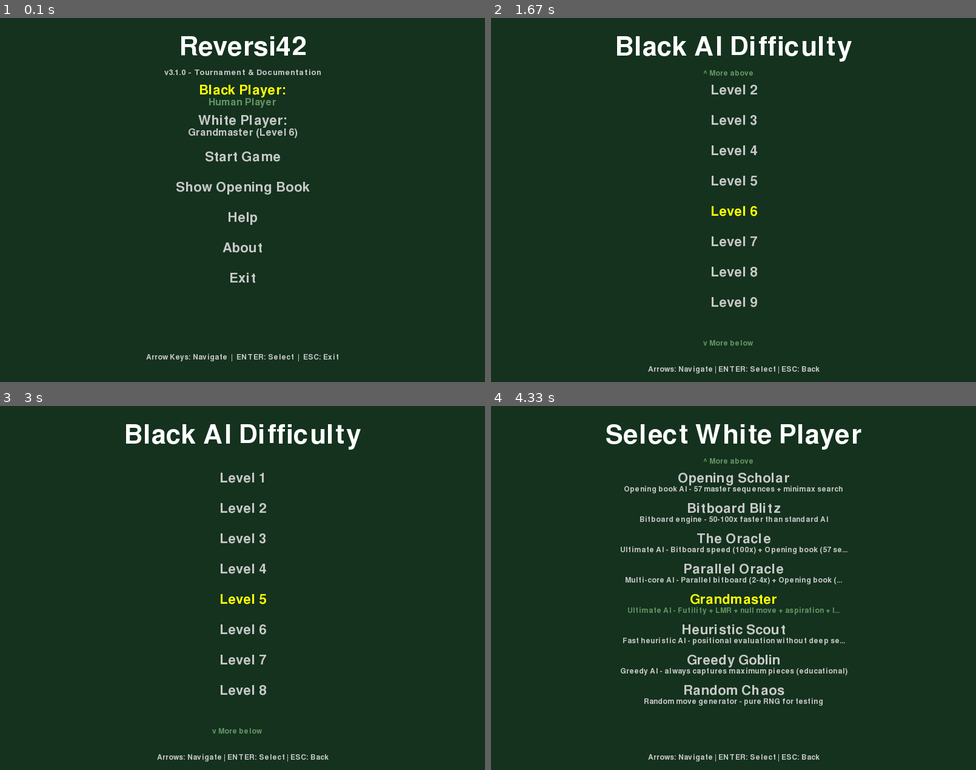
Above: before the commit, frames 1-4 (two rows, left to right).
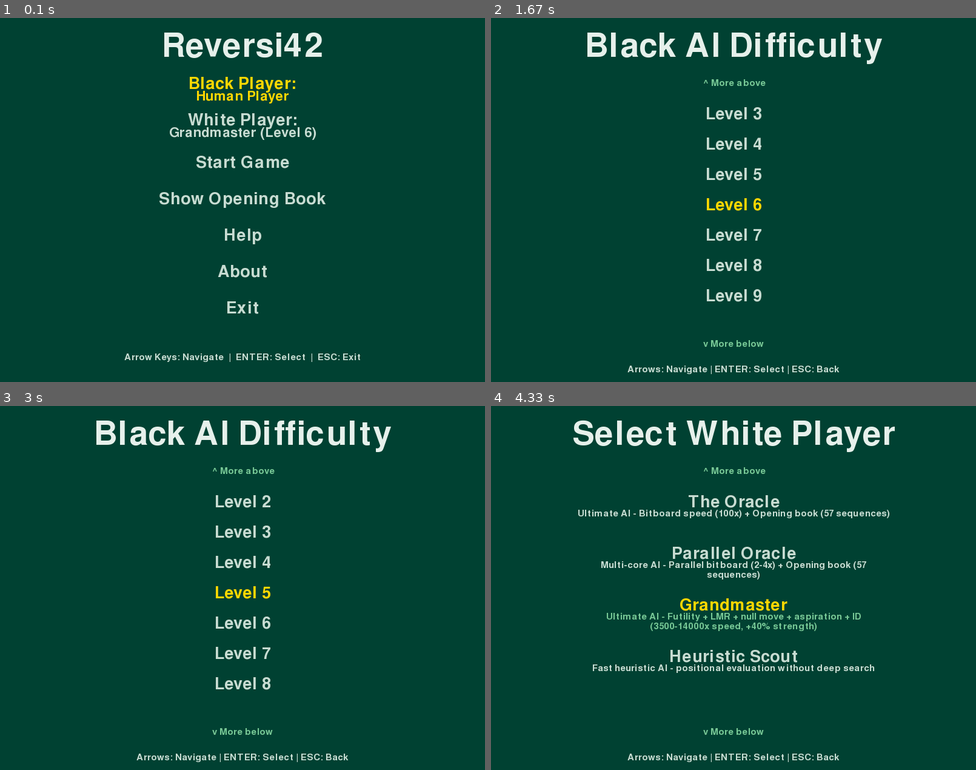
Above: after the commit, the same moments.

Repository: lookee/Reversi42
Game: pygame game, started from src/reversi42.py
Two runs of this game, one before a commit and one after it. Both use one fixed random seed, a clock stepped at 60 frames per second and the inputs below.
Inputs (mouse positions are in pixels of both pictures, inside the frame that each line leads up to):
- Up to frame 1 (0.1 s): no input
- Up to frame 2 (1.67 s): tap Enter at 0.33 s; hold Up 0.67-1.13 s; click (733, 221) at 1.27 s; hold Down from 1.55 s (still down)
- Up to frame 3 (3 s): release Down at 1.85 s; hold Up 1.88-2.25 s; hold Down 2.28-2.65 s; hold Up 2.68-2.98 s
- Up to frame 4 (4.33 s): hold Down 3.02-3.32 s; hold Up 3.35-3.72 s; click "Level 3" at 3.8 s; click "White Player:" at 4.13 s

The runs differ from the first frame. In frame 1, 5.9% of the frame differs, in the area x 25-75%, y 4-95%; in frame 2, 5.3%; in frame 3, 5.2%; in frame 4, 11%, in the area x 17-84%, y 3-98%.

Commit message:
improved ux and menu

Diff:
--- a/src/config.py
+++ b/src/config.py
@@ -38,19 +38,19 @@
     DEFAULT_HEIGHT = 600
     WINDOW_TITLE = "Reversi42 v3.0.0 - Menu"
 
-    # Menu colors
-    BG_COLOR = (20, 50, 30)           # Dark green background
-    TITLE_COLOR = (255, 255, 255)     # White title
-    TEXT_COLOR = (200, 200, 200)      # Light gray text
-    SELECTED_COLOR = (255, 255, 0)    # Yellow for selection
-    HIGHLIGHT_COLOR = (100, 150, 100) # Light green for highlight
-
-    # Font sizes (scaled for 800x600)
-    TITLE_FONT_SIZE = 64
-    SUBTITLE_FONT_SIZE = 20
-    MENU_FONT_SIZE = 32
-    PLAYER_FONT_SIZE = 24   # Smaller for long names
-    SMALL_FONT_SIZE = 18
+    # Menu colors (matching header elegant green)
+    BG_COLOR = (0, 65, 50)            # Elegant dark green (same as header)
+    TITLE_COLOR = (230, 240, 235)     # Off-white title (matching header text)
+    TEXT_COLOR = (200, 220, 210)      # Light green-gray text
+    SELECTED_COLOR = (255, 215, 0)    # Gold for selection (matching header accent)
+    HIGHLIGHT_COLOR = (0, 80, 60)     # Slightly lighter green (matching header accent)
+
+    # Font sizes (enlarged for better visibility)
+    TITLE_FONT_SIZE = 80        # Enlarged from 64
+    SUBTITLE_FONT_SIZE = 24     # Enlarged from 20
+    MENU_FONT_SIZE = 40         # Enlarged from 32
+    PLAYER_FONT_SIZE = 32       # Enlarged from 24
+    SMALL_FONT_SIZE = 22        # Enlarged from 18
 
     # Menu items
     MENU_ITEMS = [
@@ -110,12 +110,12 @@
     # Hoshi and grid
     HOSHI = (20, 70, 55)            # Subtle dark teal
 
-    # Menu colors
-    MENU_BG = (20, 50, 30)          # Dark green menu background
-    MENU_TITLE = (255, 255, 255)    # White title
-    MENU_TEXT = (200, 200, 200)     # Light gray text
-    MENU_SELECTED = (255, 255, 0)   # Yellow selection
-    MENU_HIGHLIGHT = (100, 150, 100) # Light green highlight
+    # Menu colors (matching header elegant green)
+    MENU_BG = (0, 65, 50)           # Elegant dark green (same as header)
+    MENU_TITLE = (230, 240, 235)    # Off-white title (matching header text)
+    MENU_TEXT = (200, 220, 210)     # Light green-gray text
+    MENU_SELECTED = (255, 215, 0)   # Gold selection (matching header accent)
+    MENU_HIGHLIGHT = (0, 80, 60)    # Slightly lighter green (matching header accent)
 
     # Header colors (tournament style)
     HEADER_BG = (0, 65, 50)         # Dark forest green
--- a/src/ui/implementations/pygame/components/dialog_box.py
+++ b/src/ui/implementations/pygame/components/dialog_box.py
@@ -28,13 +28,13 @@
         self.cursor_visible = True
         self.cursor_timer = 0
 
-        # Colors
+        # Colors (matching header elegant green)
         self.overlay_color = (0, 0, 0, 200)
-        self.bg_color = (20, 50, 30)
-        self.title_color = (255, 255, 255)
-        self.text_color = (200, 200, 200)
-        self.input_bg_color = (40, 70, 50)
-        self.cursor_color = (255, 255, 0)
+        self.bg_color = (0, 65, 50)           # Elegant dark green (same as header)
+        self.title_color = (230, 240, 235)    # Off-white title (matching header text)
+        self.text_color = (200, 220, 210)     # Light green-gray text
+        self.input_bg_color = (0, 80, 60)     # Slightly lighter green (matching header accent)
+        self.cursor_color = (255, 215, 0)     # Gold cursor (matching header accent)
 
         # Fonts
         pygame.font.init()
--- a/src/ui/implementations/pygame/components/game_over.py
+++ b/src/ui/implementations/pygame/components/game_over.py
@@ -35,14 +35,14 @@
 
         pygame.display.set_caption("Reversi42 - Game Over")
 
-        # Colors
-        self.bg_color = (20, 50, 30)
-        self.title_color = (255, 255, 255)
-        self.winner_color = (255, 215, 0)  # Gold
-        self.text_color = (200, 200, 200)
-        self.button_color = (100, 150, 100)
-        self.button_hover_color = (120, 180, 120)
-        self.button_text_color = (255, 255, 255)
+        # Colors (matching header elegant green)
+        self.bg_color = (0, 65, 50)           # Elegant dark green (same as header)
+        self.title_color = (230, 240, 235)     # Off-white title (matching header text)
+        self.winner_color = (255, 215, 0)      # Gold (matching header accent)
+        self.text_color = (200, 220, 210)      # Light green-gray text
+        self.button_color = (0, 80, 60)        # Slightly lighter green (matching header accent)
+        self.button_hover_color = (0, 100, 75) # Even lighter green for hover
+        self.button_text_color = (230, 240, 235) # Off-white text (matching header text)
 
         # Fonts
         pygame.font.init()
--- a/src/ui/implementations/pygame/components/menu.py
+++ b/src/ui/implementations/pygame/components/menu.py
@@ -158,14 +158,11 @@
         title_rect = title_text.get_rect(center=(self.width//2, 50))
         self.screen.blit(title_text, title_rect)
 
-        # Subtitle
-        subtitle_text = self.subtitle_font.render("v3.1.0 - Tournament & Documentation", True, self.text_color)
-        subtitle_rect = subtitle_text.get_rect(center=(self.width//2, 90))
-        self.screen.blit(subtitle_text, subtitle_rect)
-
-        # Menu items with compact layout for 800x600
-        start_y = 130
-        item_spacing = 50
+        # Subtitle removed - no version text
+
+        # Menu items with enlarged layout
+        start_y = 120  # Moved up since no subtitle
+        item_spacing = 60  # Increased spacing for larger fonts
 
         for i, item in enumerate(self.menu_items):
             is_selected = i == self.current_selection
@@ -229,7 +226,8 @@
             value_text = value_text[:32] + "..."
 
         # Use smaller font for player names to fit better
-        value_surface = self.player_font.render(value_text, True, self.highlight_color if is_selected else self.text_color)
+        # Use gold color for selection instead of green for better contrast
+        value_surface = self.player_font.render(value_text, True, self.selected_color if is_selected else self.text_color)
         value_rect = value_surface.get_rect(center=(self.width//2, y_pos + 10))
         self.screen.blit(value_surface, value_rect)
 
@@ -259,10 +257,39 @@
         else:
             options = [f"Level {d}" for d in self.difficulties]
 
-        # Calculate how many items fit on screen
-        start_y = 120
-        option_spacing = 50  # Compact for 800x600
+        # Calculate how many items fit on screen (dynamic spacing for descriptions)
+        start_y = 160  # Moved down to avoid overlap with "More above"
+        base_option_spacing = 50  # Base spacing for items without descriptions
+        description_spacing = 35  # Additional spacing per description line
         available_height = self.height - start_y - 60  # Reserve space for instructions
+
+        # Calculate dynamic spacing based on longest description
+        max_desc_lines = 1
+        if "player" in self.submenu_type:
+            for option in options:
+                if option in self.player_descriptions:
+                    desc = self.player_descriptions[option]
+                    # Calculate how many lines this description would need
+                    max_chars_per_line = 70
+                    words = desc.split()
+                    lines = []
+                    current_line = ""
+
+                    for word in words:
+                        if len(current_line + word + " ") <= max_chars_per_line:
+                            current_line += word + " "
+                        else:
+                            if current_line:
+                                lines.append(current_line.strip())
+                            current_line = word + " "
+
+                    if current_line:
+                        lines.append(current_line.strip())
+
+                    max_desc_lines = max(max_desc_lines, len(lines))
+
+        # Use dynamic spacing based on description length
+        option_spacing = base_option_spacing + (max_desc_lines - 1) * description_spacing
         max_visible = available_height // option_spacing
 
         # Scrolling: show items around current selection
@@ -273,35 +300,55 @@
             visible_options = list(enumerate(options))[start_idx:end_idx]
 
             # Show scroll indicators (no Unicode to avoid rendering issues)
+            # Use a lighter green color for better visibility on dark green background
+            scroll_color = (120, 200, 150)  # Light mint green for better contrast
             if start_idx > 0:
-                arrow_up = self.small_font.render("^ More above", True, self.highlight_color)
-                self.screen.blit(arrow_up, (self.width//2 - 50, start_y - 35))
+                arrow_up = self.small_font.render("^ More above", True, scroll_color)
+                self.screen.blit(arrow_up, (self.width//2 - 50, start_y - 60))  # Moved higher
             if end_idx < len(options):
-                arrow_down = self.small_font.render("v More below", True, self.highlight_color)
+                arrow_down = self.small_font.render("v More below", True, scroll_color)
                 self.screen.blit(arrow_down, (self.width//2 - 50, self.height - 70))
         else:
             visible_options = list(enumerate(options))
 
         # Draw visible options
+        scroll_color = (120, 200, 150)  # Light mint green for consistency
         for display_idx, (actual_idx, option) in enumerate(visible_options):
             is_selected = actual_idx == self.submenu_selection
             y_pos = start_y + display_idx * option_spacing
 
-            # Player name
+            # Player name - use gold when selected, normal text color otherwise
             color = self.selected_color if is_selected else self.text_color
             option_text = self.menu_font.render(option, True, color)
             option_rect = option_text.get_rect(center=(self.width//2, y_pos))
             self.screen.blit(option_text, option_rect)
 
-            # Show description for player types (compact version)
+            # Show description for player types (multi-line version)
             if "player" in self.submenu_type and option in self.player_descriptions:
                 desc = self.player_descriptions[option]
-                # Truncate long descriptions for 800px width
-                if len(desc) > 60:
-                    desc = desc[:57] + "..."
-                desc_text = self.small_font.render(desc, True, self.highlight_color if is_selected else self.text_color)
-                desc_rect = desc_text.get_rect(center=(self.width//2, y_pos + 18))
-                self.screen.blit(desc_text, desc_rect)
+
+                # Split long descriptions into multiple lines
+                max_chars_per_line = 70  # Increased for 800px width
+                words = desc.split()
+                lines = []
+                current_line = ""
+
+                for word in words:
+                    if len(current_line + word + " ") <= max_chars_per_line:
+                        current_line += word + " "
+                    else:
+                        if current_line:
+                            lines.append(current_line.strip())
+                        current_line = word + " "
+
+                if current_line:
+                    lines.append(current_line.strip())
+
+                # Draw each line of description - use mint green when selected (like More above/below)
+                for line_idx, line in enumerate(lines):
+                    desc_text = self.small_font.render(line, True, scroll_color if is_selected else self.text_color)
+                    desc_rect = desc_text.get_rect(center=(self.width//2, y_pos + 18 + line_idx * 16))
+                    self.screen.blit(desc_text, desc_rect)
 
         # Instructions at bottom
         instructions = "Arrows: Navigate | ENTER: Select | ESC: Back"
--- a/src/ui/implementations/pygame/components/pause_menu.py
+++ b/src/ui/implementations/pygame/components/pause_menu.py
@@ -31,14 +31,14 @@
         self.width = self.screen.get_width()
         self.height = self.screen.get_height()
 
-        # Colors
-        self.overlay_color = (0, 0, 0, 180)  # Semi-transparent black
-        self.bg_color = (20, 50, 30)
-        self.title_color = (255, 255, 255)
-        self.text_color = (200, 200, 200)
-        self.selected_color = (255, 255, 0)
-        self.button_color = (100, 150, 100)
-        self.button_hover_color = (120, 180, 120)
+        # Colors (matching header elegant green)
+        self.overlay_color = (0, 100, 0, 180)  # Semi-transparent board green
+        self.bg_color = (0, 65, 50)           # Elegant dark green (same as header)
+        self.title_color = (230, 240, 235)     # Off-white title (matching header text)
+        self.text_color = (200, 220, 210)     # Light green-gray text
+        self.selected_color = (255, 215, 0)   # Gold selection (matching header accent)
+        self.button_color = (0, 80, 60)        # Slightly lighter green (matching header accent)
+        self.button_hover_color = (0, 100, 75) # Even lighter green for hover
 
         # Fonts
         pygame.font.init()
@@ -56,21 +56,32 @@
         self.current_selection = 0
 
     def draw(self):
-        """Draw the pause menu overlay"""
-        # Create semi-transparent overlay
-        overlay = pygame.Surface((self.width, self.height))
-        overlay.set_alpha(180)
-        overlay.fill((0, 0, 0))
-        self.screen.blit(overlay, (0, 0))
-
-        # Draw pause menu box
+        """Draw the pause menu as a clean window centered over the board"""
+        # No overlay - just draw the window directly over the board
+
+        # Calculate board center position
+        # Board starts after header and coordinates
+        header_height = 80  # Approximate header height
+        coord_margin = 25   # Space for coordinates
+        board_start_x = coord_margin
+        board_start_y = header_height + coord_margin
+        board_width = self.width - coord_margin * 2
+        board_height = self.height - header_height - coord_margin * 2
+
+        # Center the menu over the board
         menu_width = 450
         menu_height = 400
-        menu_x = (self.width - menu_width) // 2
-        menu_y = (self.height - menu_height) // 2
-
-        # Draw menu background
+        menu_x = board_start_x + (board_width - menu_width) // 2
+        menu_y = board_start_y + (board_height - menu_height) // 2
+
+        # Draw menu background with shadow effect
         menu_rect = pygame.Rect(menu_x, menu_y, menu_width, menu_height)
+
+        # Shadow
+        shadow_rect = pygame.Rect(menu_x + 5, menu_y + 5, menu_width, menu_height)
+        pygame.draw.rect(self.screen, (0, 0, 0, 100), shadow_rect, border_radius=15)
+
+        # Main window
         pygame.draw.rect(self.screen, self.bg_color, menu_rect, border_radius=15)
         pygame.draw.rect(self.screen, self.title_color, menu_rect, 3, border_radius=15)
 
--- a/src/ui/implementations/pygame/view.py
+++ b/src/ui/implementations/pygame/view.py
@@ -91,10 +91,10 @@
         self.score_font = pygame.font.Font(None, 52)  # Large scores
         self.label_font = pygame.font.Font(None, 20)  # Small labels
 
-        # Header colors (elegant dark green, professional)
-        self.header_bg = (0, 65, 50)  # Dark forest green (darker than board)
-        self.header_accent = (0, 85, 65)  # Slightly lighter green for accents
-        self.header_text = (230, 235, 230)  # Off-white text
+        # Header colors (elegant dark green, darker than board)
+        self.header_bg = (0, 65, 50)  # Elegant dark green (darker than board)
+        self.header_accent = (0, 80, 60)  # Slightly lighter green for accents
+        self.header_text = (230, 240, 235)  # Off-white text
         self.header_label = (160, 180, 170)  # Soft mint labels
         self.turn_indicator = (255, 215, 0)  # Gold dot for active player
 
@@ -475,44 +475,50 @@
         self.screen.blit(s, (posx - center, posy - center))
 
     def setCanMoveBook(self, bx, by, opening_count=0):
-        """Draw opening book move with golden highlighting, glow, and count badge"""
-        radius = int((self.stepy-10) // 4)
+        """Draw opening book move as simple circle with number"""
         posx = int(self.marginx + self.stepx * bx + self.stepx // 2)
         posy = int(self.marginy + self.stepy * by + self.stepy // 2)
 
         self.unfillBox(bx, by)
 
-        surf_size = radius * 4
-        s = pygame.Surface((surf_size, surf_size), pygame.SRCALPHA)
-        center = surf_size // 2
-
-        # Draw golden circle with glow effect
-        pygame.draw.circle(s, (*self.bookMoveColor, 200), (center, center), radius)
-
-        # Add golden glow rings
-        for i in range(1, 5):
-            alpha = 200 - i * 40
-            if alpha > 0:
-                pygame.draw.circle(s, (*self.bookMoveColor, alpha), (center, center), radius + i, 2)
-
-        self.screen.blit(s, (posx - center, posy - center))
-
-        # Draw opening count badge if provided
+        # Draw opening count badge
         if opening_count > 0:
-            # Small badge in top-right of the circle
-            badge_font = pygame.font.Font(None, 16)
+            # Simple circle with number (no glow, no effects)
             count_text = str(opening_count) if opening_count < 100 else "99+"
 
-            # Background circle for badge
-            badge_radius = 10
-            badge_x = posx + radius - 5
-            badge_y = posy - radius + 5
-
-            # Draw badge background (darker for contrast)
+            # Adaptive font and radius based on text length
+            if len(count_text) == 1:
+                # Single digit: large font
+                badge_font = pygame.font.Font(None, 32)
+                base_radius = 18
+            elif len(count_text) == 2:
+                # Two digits: medium font
+                badge_font = pygame.font.Font(None, 28)
+                base_radius = 20
+            else:
+                # Three digits (99+): smaller font
+                badge_font = pygame.font.Font(None, 24)
+                base_radius = 22
+
+            # Measure actual text size to ensure fit
+            text_surface_test = badge_font.render(count_text, True, self.bookMoveColor)
+            text_width, text_height = text_surface_test.get_size()
+
+            # Ensure radius is large enough to contain text (with 5px margin)
+            min_radius = max(text_width, text_height) // 2 + 5
+            badge_radius = max(base_radius, min_radius)
+
+            # Center the badge on the cell
+            badge_x = posx
+            badge_y = posy
+
+            # Draw simple circle with border
+            # Background circle (dark)
             pygame.draw.circle(self.screen, (40, 40, 40), (badge_x, badge_y), badge_radius)
-            pygame.draw.circle(self.screen, self.bookMoveColor, (badge_x, badge_y), badge_radius, 2)
-
-            # Draw count text
+            # Gold border
+            pygame.draw.circle(self.screen, self.bookMoveColor, (badge_x, badge_y), badge_radius, 3)
+
+            # Draw number (centered, no shadow)
             text_surface = badge_font.render(count_text, True, self.bookMoveColor)
             text_rect = text_surface.get_rect(center=(badge_x, badge_y))
             self.screen.blit(text_surface, text_rect)
